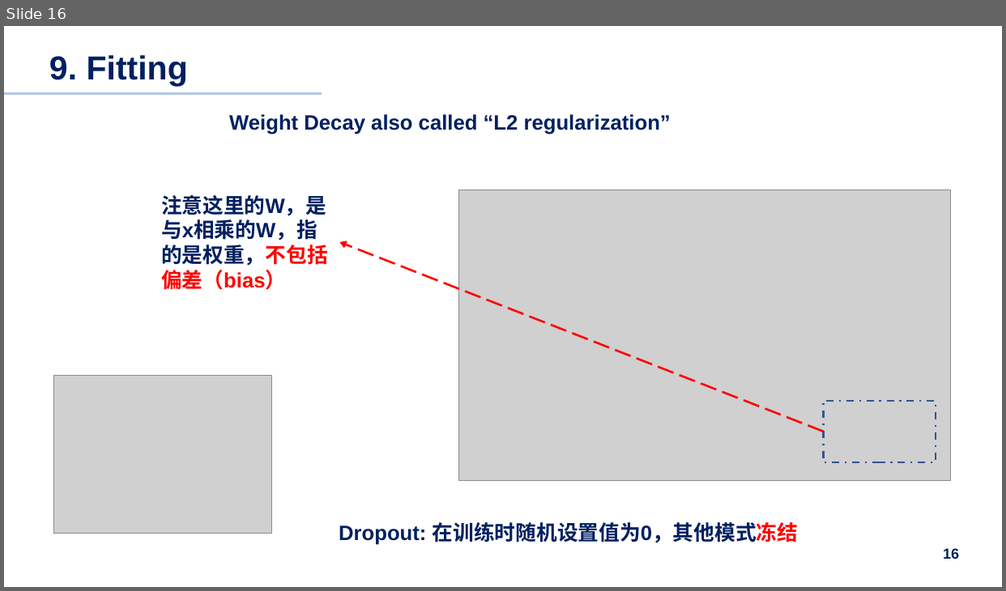
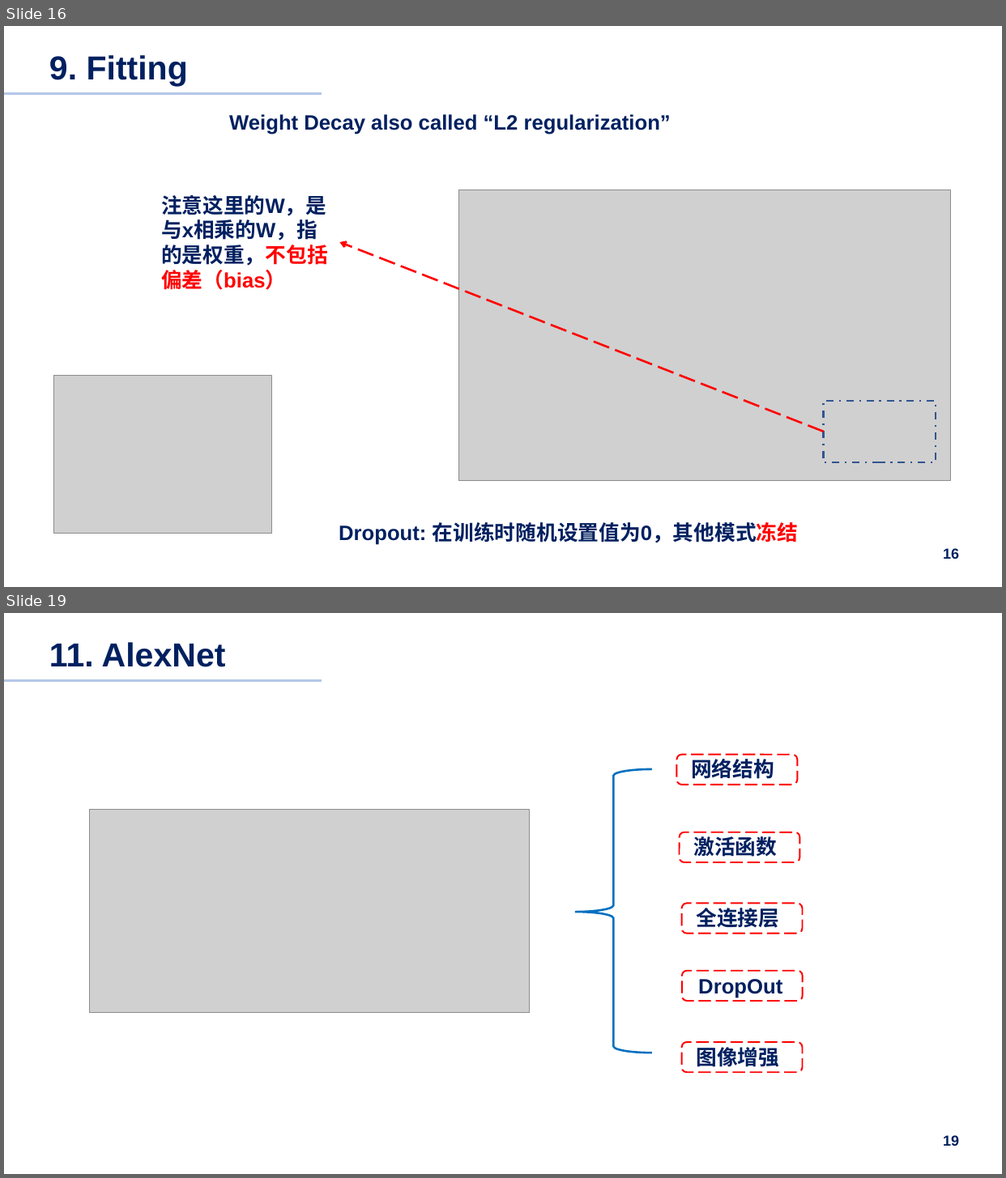
Before and after one commit to pilipala5/Neural-Network-from-zero-to-hero, a slide deck: Summary.pptx. Shown one above the other, each under a label of ours: slide 16 before the commit, slides 16 and 19 after it; the slides between them are not shown. The pictures are 1006x591 and 1006x1178 pixels, drawn with LibreOffice and Linux fonts; fonts in the diff are those of the drawing; grey boxes stand for pictures. Boxes give left, top, right and bottom in pixels: in the first picture for what was removed or moved away, otherwise in the second. Text is boxed around its words. In the diff, an @@ line names an element or a change of style, - is before the commit and + after.

```diff
--- a/Summary.pptx
+++ b/Summary.pptx
@@ slide 19 added at box(4, 613, 1002, 1174), background #FFFFFF @@
@@ title added at box(49, 642, 226, 667), 32 pt, text #002060, bold @@
+11. AlexNet
@@ line added from (4, 680) to (322, 680), #B4C7E7 2.5 pt @@
@@ rounded rectangle added at box(677, 755, 798, 785), outline #FF0000 1.5 pt dashed @@
@@ left brace added at box(575, 769, 652, 1053), outline #0070C0 2 pt @@
@@ text added at box(691, 759, 774, 779), 20 pt, text #002060, bold @@
+网络结构
@@ picture added at box(89, 809, 529, 1013) @@
@@ rounded rectangle added at box(680, 833, 799, 862), outline #FF0000 1.5 pt dashed @@
@@ text added at box(693, 837, 777, 857), 20 pt, text #002060, bold @@
+激活函数
@@ rounded rectangle added at box(681, 904, 802, 934), outline #FF0000 1.5 pt dashed @@
@@ text added at box(696, 908, 779, 928), 20 pt, text #002060, bold @@
+全连接层
@@ rounded rectangle added at box(682, 971, 803, 1001), outline #FF0000 1.5 pt dashed @@
@@ text added at box(698, 979, 782, 999), 20 pt, text #002060, bold @@
+DropOut
@@ rounded rectangle added at box(681, 1043, 802, 1072), outline #FF0000 1.5 pt dashed @@
@@ text added at box(696, 1047, 779, 1067), 20 pt, text #002060, bold @@
+图像增强
@@ page number added at box(943, 1135, 959, 1146), 14 pt, text #002060, bold @@
+19
```
Also in this commit, not shown: 1 slide changed, 2 other slides added, 40 other files.
